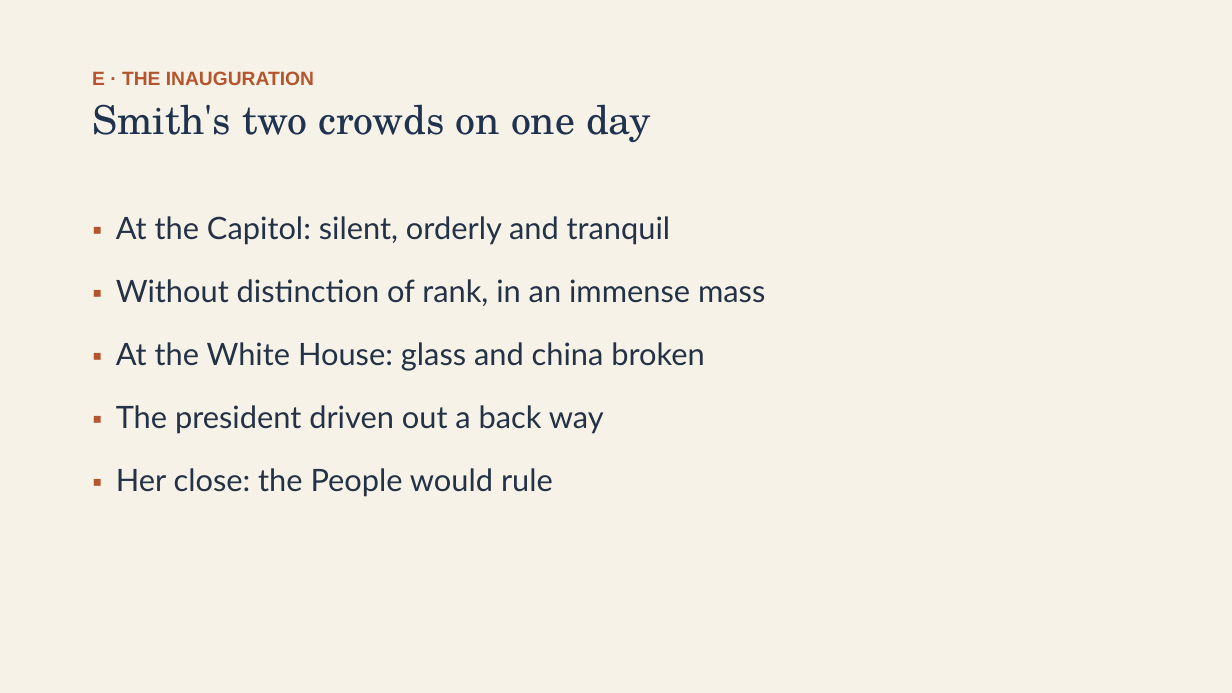
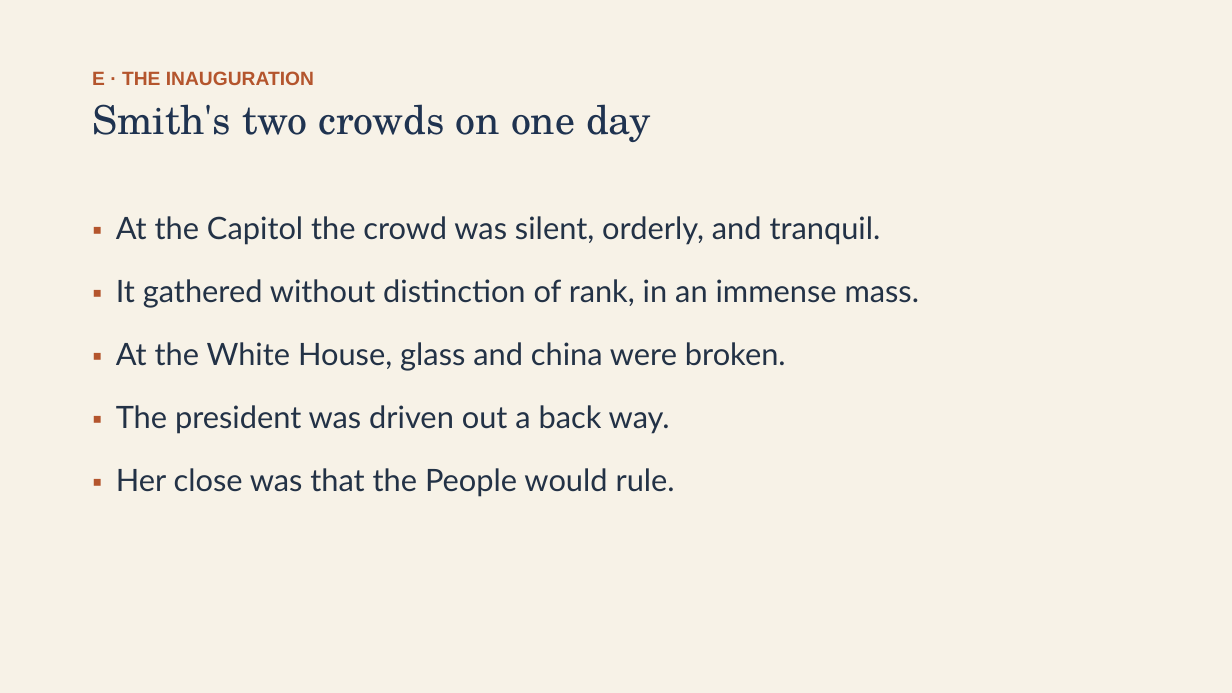
Before and after one commit to ab17gthb/humanities-curriculum-group, a slide deck: slide 17 of jackson-reform/lesson-01/lesson-01-slides.pptx. Drawn at 1232x693 pixels with LibreOffice and Linux fonts; fonts in the diff are those of the drawing. Boxes give left, top, right and bottom in pixels: in the first picture for what was removed or moved away, otherwise in the second. Text is boxed around its words. In the diff, an @@ line names an element or a change of style, - is before the commit and + after.

```diff
--- a/jackson-reform/lesson-01/lesson-01-slides.pptx
+++ b/jackson-reform/lesson-01/lesson-01-slides.pptx
@@ text at (116,216,920,497): text changed @@
-▪ At the Capitol: silent, orderly and tranquil
-▪ Without distinction of rank, in an immense mass
-▪ At the White House: glass and china broken
-▪ The president driven out a back way
-▪ Her close: the People would rule
+▪ At the Capitol the crowd was silent, orderly, and tranquil.
+▪ It gathered without distinction of rank, in an immense mass.
+▪ At the White House, glass and china were broken.
+▪ The president was driven out a back way.
+▪ Her close was that the People would rule.
```
Also in this commit, not shown: 8 other slides changed, 6 other files.
